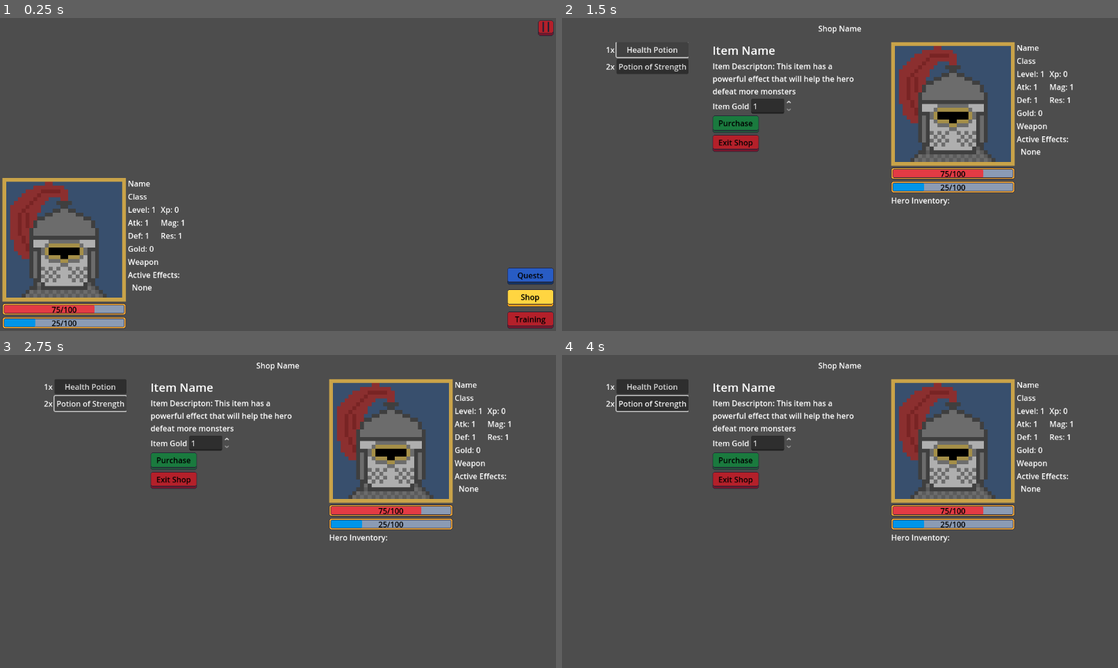
Above: before the commit, frames 1-4 (two rows, left to right).
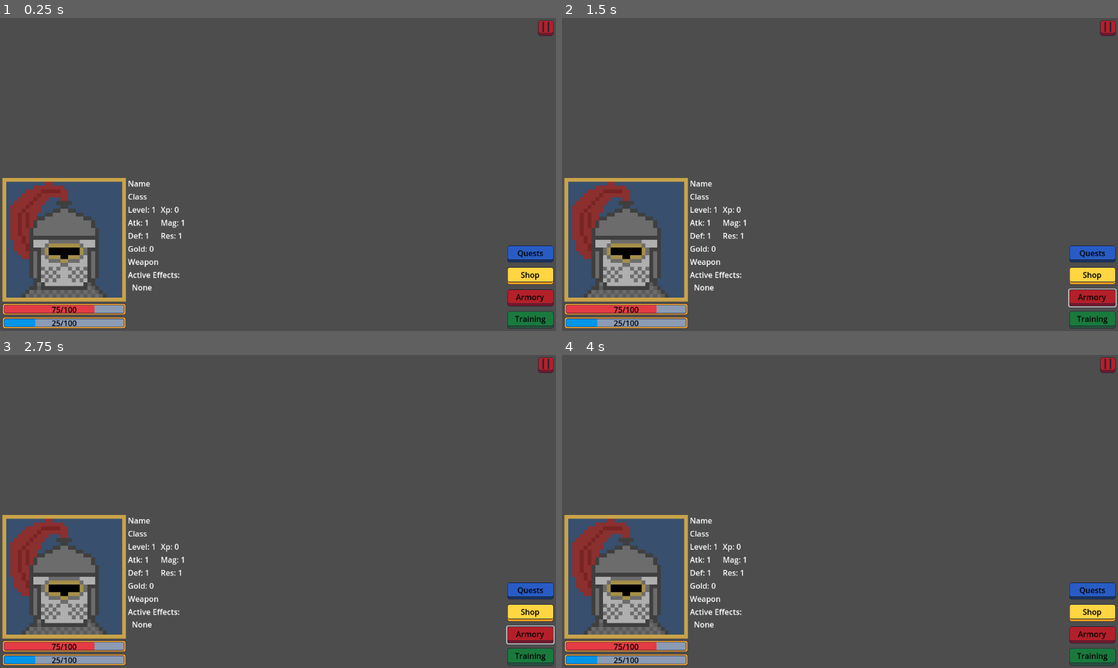
Above: after the commit, the same moments.

Repository: navtges3/PixelValley
Game: Godot game, scene res://scenes/ui/screens/village_screen.tscn
Same seed, same stepped clock (60 frames per second), same inputs: the game is played once before the commit and once after it. This scene is started directly instead of the project's main scene.
Inputs (mouse positions are in pixels of both pictures, inside the frame that each line leads up to):
- Up to frame 1 (0.25 s): no input
- Up to frame 2 (1.5 s): click (1090, 296) at 0.5 s, where only the run after the commit has a clickable "Armory"; click (650, 49) at 1.25 s, where only the run before the commit has a clickable "Health Potion"
- Up to frame 3 (2.75 s): click (88, 405) at 2 s, where only the run before the commit has a clickable "Potion of Strength"
- Up to frame 4 (4 s): click (1090, 589) at 2.75 s, where only the run after the commit has a clickable "Quests"; click (589, 655) at 3.5 s, where only the run after the commit has a clickable "Back"

The runs differ from the first frame. In frame 1, 1.7% of the frame differs, in the area x 91-100%, y 72-100%; in frame 2, 24%; in frame 3, 25%; in frame 4, 25%, in the area x 0-100%, y 0-100%.
Error in both runs: Invalid access to property or key 'shop' on a base object of type 'Nil'. (res://scripts/ui/screens/village_screen.gd:18)

Commit message:
Added Armory screen

Diff:
--- a/autoload/screen_manager.gd
+++ b/autoload/screen_manager.gd
@@ -6,6 +6,7 @@
 	"new_game": "res://scenes/ui/screens/new_game_screen.tscn",
 	"village": "res://scenes/ui/screens/village_screen.tscn",
 	"shop": "res://scenes/ui/screens/shop_screen.tscn",
+	"armory": "res://scenes/ui/screens/armory_screen.tscn",
 	"training": "res://scenes/ui/screens/training_screen.tscn",
 	"battle": "res://scenes/ui/screens/battle_screen.tscn",
 	"quest": "res://scenes/ui/screens/quest_screen.tscn",
--- /dev/null
+++ b/scenes/ui/screens/armory_screen.tscn
@@ -0,0 +1,65 @@
+[gd_scene load_steps=4 format=3 uid="uid://dpb1ryciamtoc"]
+
+[ext_resource type="Theme" uid="uid://130ubmqd1h3b" path="res://assets/button_themes/regular/red_button.tres" id="1_dtw34"]
+[ext_resource type="Script" uid="uid://slps15qde4l3" path="res://scripts/ui/screens/armory_screen.gd" id="1_opibq"]
+[ext_resource type="Theme" uid="uid://cgbnpl6hlm7s2" path="res://assets/button_themes/regular/green_button.tres" id="1_tqoty"]
+
+[node name="ArmoryScreen" type="Control"]
+layout_mode = 3
+anchors_preset = 15
+anchor_right = 1.0
+anchor_bottom = 1.0
+grow_horizontal = 2
+grow_vertical = 2
+script = ExtResource("1_opibq")
+
+[node name="HBoxContainer" type="HBoxContainer" parent="."]
+layout_mode = 1
+anchors_preset = -1
+anchor_left = 0.5
+anchor_right = 0.5
+offset_left = -220.0
+offset_top = 100.0
+offset_right = 220.0
+offset_bottom = 167.0
+grow_horizontal = 2
+alignment = 1
+
+[node name="LeftPanel" type="VBoxContainer" parent="HBoxContainer"]
+layout_mode = 2
+
+[node name="Label" type="Label" parent="HBoxContainer/LeftPanel"]
+layout_mode = 2
+text = "Weapons"
+horizontal_alignment = 1
+
+[node name="ItemList" type="VBoxContainer" parent="HBoxContainer/LeftPanel"]
+layout_mode = 2
+
+[node name="Buttons" type="HBoxContainer" parent="HBoxContainer/LeftPanel"]
+layout_mode = 2
+alignment = 1
+
+[node name="BackButton" type="Button" parent="HBoxContainer/LeftPanel/Buttons"]
+custom_minimum_size = Vector2(96, 32)
+layout_mode = 2
+theme = ExtResource("1_dtw34")
+text = "Back"
+
+[node name="EquipButton" type="Button" parent="HBoxContainer/LeftPanel/Buttons"]
+custom_minimum_size = Vector2(96, 32)
+layout_mode = 2
+theme = ExtResource("1_tqoty")
+text = "Equip"
+
+[node name="RightPanel" type="VBoxContainer" parent="HBoxContainer"]
+layout_mode = 2
+
+[node name="Label" type="Label" parent="HBoxContainer/RightPanel"]
+layout_mode = 2
+text = "Abilities"
+horizontal_alignment = 1
+
+[node name="AbilityContainer" type="VBoxContainer" parent="HBoxContainer/RightPanel"]
+custom_minimum_size = Vector2(240, 0)
+layout_mode = 2
--- a/scenes/ui/screens/village_screen.tscn
+++ b/scenes/ui/screens/village_screen.tscn
@@ -7,6 +7,7 @@
 [ext_resource type="Theme" uid="uid://phfh7c5hwx1n" path="res://assets/button_themes/regular/yellow_button.tres" id="6_6cp2h"]
 [ext_resource type="Theme" uid="uid://130ubmqd1h3b" path="res://assets/button_themes/regular/red_button.tres" id="6_dtw0c"]
 [ext_resource type="PackedScene" uid="uid://btej8vh3kxmxo" path="res://scenes/ui/popups/pause_popup.tscn" id="7_csxqu"]
+[ext_resource type="Theme" uid="uid://cgbnpl6hlm7s2" path="res://assets/button_themes/regular/green_button.tres" id="8_m0hxj"]
 
 [node name="VillageScreen" type="Control"]
 layout_mode = 3
@@ -62,9 +63,15 @@
 theme = ExtResource("6_6cp2h")
 text = "Shop"
 
+[node name="ArmoryButton" type="Button" parent="UIRoot/VillageActions"]
+custom_minimum_size = Vector2(96, 32)
+layout_mode = 2
+theme = ExtResource("6_dtw0c")
+text = "Armory"
+
 [node name="TrainingButton" type="Button" parent="UIRoot/VillageActions"]
 custom_minimum_size = Vector2(96, 32)
 layout_mode = 2
-theme = ExtResource("6_dtw0c")
+theme = ExtResource("8_m0hxj")
 text = "Training
 "
--- /dev/null
+++ b/scripts/ui/screens/armory_screen.gd
@@ -0,0 +1,70 @@
+extends Control
+
+@onready var item_list: VBoxContainer = $HBoxContainer/LeftPanel/ItemList
+@onready var back_button: Button = $HBoxContainer/LeftPanel/Buttons/BackButton
+@onready var equip_button: Button = $HBoxContainer/LeftPanel/Buttons/EquipButton
+@onready var ability_container: VBoxContainer = $HBoxContainer/RightPanel/AbilityContainer
+
+var ItemButton := preload("res://scenes/ui/components/item_button.tscn")
+
+var hero: Hero
+var selected_weapon: Weapon
+
+func _ready() -> void:
+	hero = GameState.hero
+
+	back_button.pressed.connect(_on_back_button_pressed)
+	equip_button.pressed.connect(_on_equip_button_pressed)
+	_update_weapon_list()
+
+func _update_weapon_list() -> void:
+	empty_item_list()
+	selected_weapon = hero.inventory.equipped_weapon
+	var equipped_weapon_button = create_item_button(hero.inventory.equipped_weapon)
+	item_list.add_child(equipped_weapon_button)
+	for weapon in hero.inventory.weapon_stash:
+		var button = create_item_button(weapon)
+		item_list.add_child(button)
+	_update_ability_list()
+	_update_equip_button()
+
+func _on_item_pressed(item_stack: ItemStack) -> void:
+	selected_weapon = item_stack.item as Weapon
+	_update_ability_list()
+	_update_equip_button()
+
+func _update_ability_list() -> void:
+	empty_ability_list()
+	for ability in selected_weapon.abilities:
+		var label = Label.new()
+		label.text = "- %s" % ability.name
+		ability_container.add_child(label)
+
+func _update_equip_button() -> void:
+	if selected_weapon == hero.inventory.equipped_weapon:
+		equip_button.disabled = true
+	else:
+		equip_button.disabled = false
+
+func _on_equip_button_pressed() -> void:
+	if selected_weapon:
+		hero.inventory.equip_weapon(selected_weapon)
+		_update_weapon_list()
+
+func _on_back_button_pressed() -> void:
+	ScreenManager.go_to_screen("village")
+
+func empty_ability_list() -> void:
+	for child in ability_container.get_children():
+		child.queue_free()
+
+func empty_item_list() -> void:
+	for child in item_list.get_children():
+		child.queue_free()
+
+func create_item_button(item: Item) -> Button:
+	var button := ItemButton.instantiate()
+	var item_stack := ItemStack.new(item, 1)
+	button.item_stack = item_stack
+	button.connect("item_pressed", Callable(self, "_on_item_pressed"))
+	return button
Not shown: 1 places in scenes/ui/screens/village_screen.tscn that only renumber resources
Not shown, added: scripts/ui/screens/armory_screen.gd.uid
